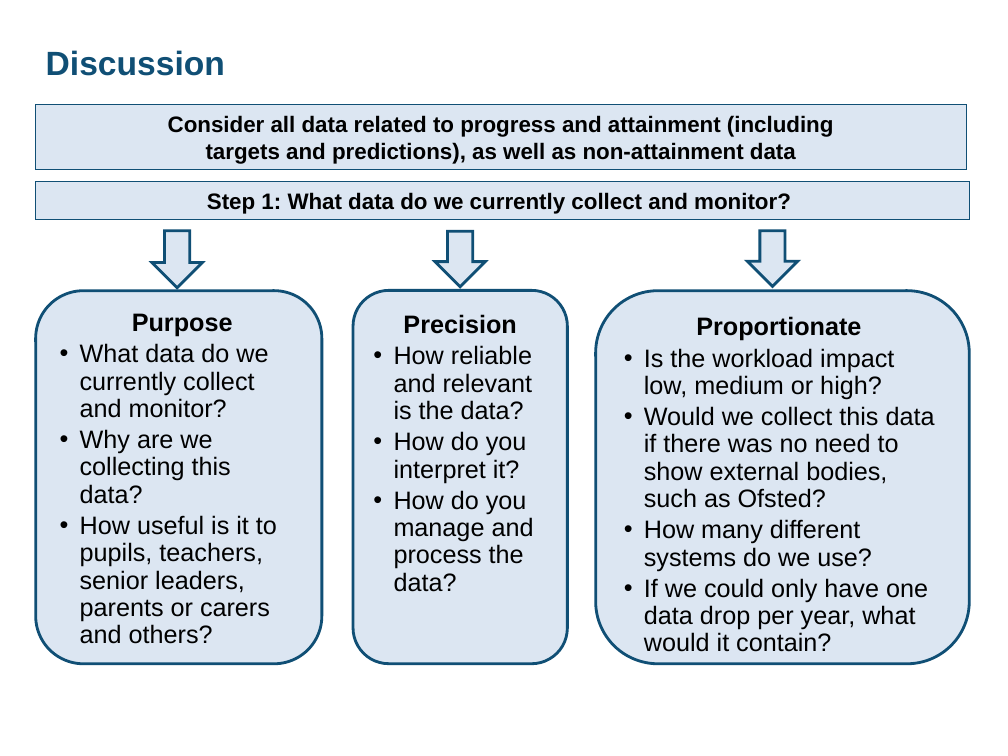
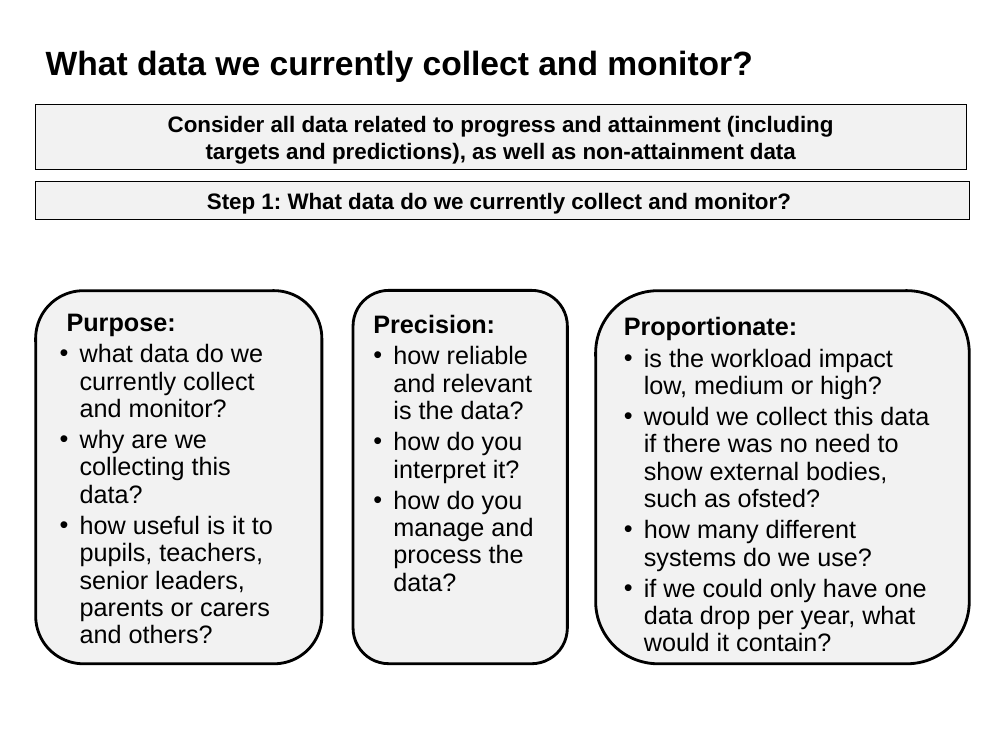
Before and after one commit to DFE-Digital/improve-workload-and-wellbeing-for-school-staff, a slide deck: slide 6 of content/assets/files/Review and streamline data management.odp. Drawn at 1008x756 pixels with LibreOffice and Linux fonts; fonts in the diff are those of the drawing. Boxes give left, top, right and bottom in pixels: in the first picture for what was removed or moved away, otherwise in the second. Text is boxed around its words. In the diff, an @@ line names an element or a change of style, - is before the commit and + after.

```diff
--- a/content/assets/files/Review and streamline data management.odp
+++ b/content/assets/files/Review and streamline data management.odp
@@ title at [46,50,752,82]: text changed; text colour #104F75 to #000000 @@
-Discussion
+What data we currently collect and monitor?
@@ rectangle "Consider all data related to ..." at [35,105,966,169]: fill #DCE6F2 to #F2F2F2; outline #104F75 0.74 pt to #000000 0.74 pt @@
@@ rectangle "Step 1: What data do ..." at [35,181,969,219]: fill #DCE6F2 to #F2F2F2; outline #104F75 0.74 pt to #000000 0.74 pt @@
@@ freeform shape removed at [152,231,203,288] @@
@@ freeform shape removed at [435,231,486,286] @@
@@ freeform shape removed at [747,231,797,286] @@
@@ fill #DCE6F2 to #F2F2F2; outline #104F75 2.01 pt to #000000 2.01 pt in 3 elements at [35,290,322,663], [353,290,568,663], [596,290,970,663] @@
@@ text in freeform shape at [67,313,273,644]: text changed @@
-  Purpose
-  • What data do we currently collect and monitor?
-  • Why are we collecting this data?
-  • How useful is it to pupils, teachers, senior leaders, parents or carers and others?
+  Purpose:
+  • what data do we currently collect and monitor?
+  • why are we collecting this data?
+  • how useful is it to pupils, teachers, senior leaders, parents or carers and others?
@@ text in freeform shape at [373,314,533,592]: text changed @@
-  Precision
-  • How reliable and relevant is the data?
-  • How do you interpret it?
-  • How do you manage and process the data?
+  Precision:
+  • how reliable and relevant is the data?
+  • how do you interpret it?
+  • how do you manage and process the data?
@@ text in freeform shape at [624,316,929,652]: text changed @@
-  Proportionate
-  • Is the workload impact low, medium or high?
-  • Would we collect this data if there was no need to show external bodies, such as Ofsted?
-  • How many different systems do we use?
-  • If we could only have one data drop per year, what would it contain?
+  Proportionate:
+  • is the workload impact low, medium or high?
+  • would we collect this data if there was no need to show external bodies, such as ofsted?
+  • how many different systems do we use?
+  • if we could only have one data drop per year, what would it contain?
```
Also in this commit, not shown: 8 other slides changed, 33 other files.
